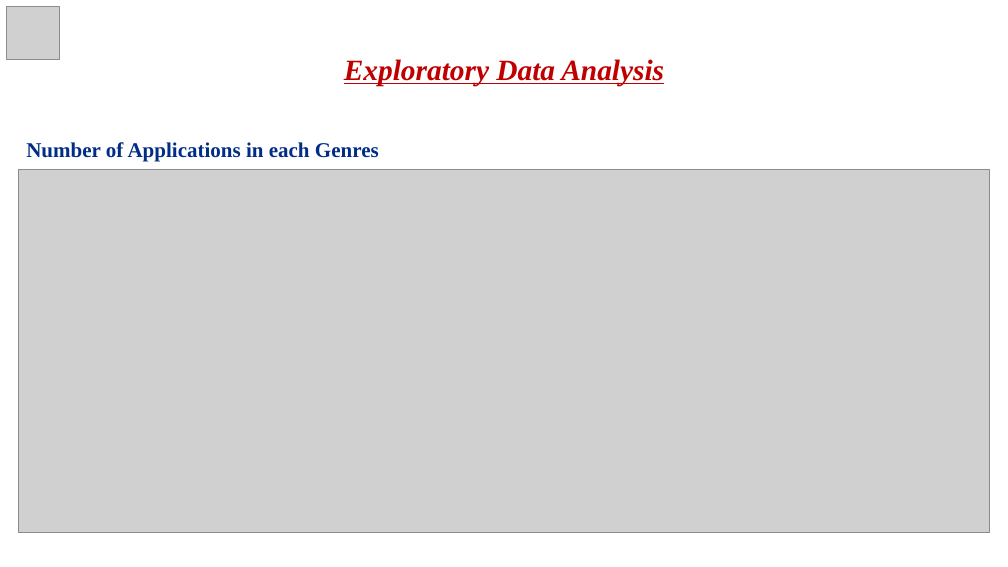
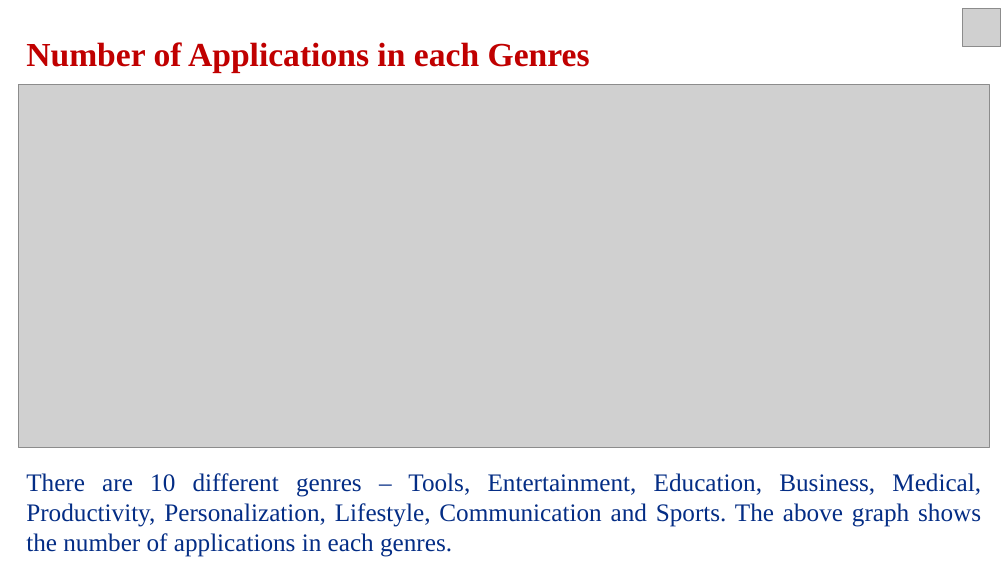
Before and after one commit to vivek16pawar/EDA-CAPSTONE, a slide deck: slide 13 of EDA_Presentation.pptx (slide 19 before the commit). Drawn at 1008x567 pixels with LibreOffice and Linux fonts; fonts in the diff are those of the drawing; grey boxes stand for pictures. Boxes give left, top, right and bottom in pixels: in the first picture for what was removed or moved away, otherwise in the second. Text is boxed around its words. In the diff, an @@ line names an element or a change of style, - is before the commit and + after.

```diff
--- a/EDA_Presentation.pptx
+++ b/EDA_Presentation.pptx
@@ picture removed at (7, 6, 60, 59) @@
@@ text "Number of Applications in each ...": place and size @@
-text "Number of Applications in each ..." at (26, 59, 664, 162)
+text "Number of Applications in each ..." at (26, 42, 981, 557)
@@ picture added at (963, 8, 1001, 47) @@
@@ text at (26, 42, 590, 72): size 20 to 32 pt, text colour gradient #012D86 to #0E2557 to #C00000 in "Number of Applications in each Genres" @@
@@ text at (344, 59, 664, 86): paragraph removed @@
-Exploratory Data Analysis
@@ picture: place and size @@
-picture at (19, 169, 990, 532)
+picture at (19, 85, 990, 448)
@@ text at (26, 473, 981, 557): paragraph added @@
+There are 10 different genres – Tools, Entertainment, Education, Business, Medical, Productivity, Personalization, Lifestyle, Communication and Sports. The above graph shows the number of applications in each genres.
```
Also in this commit, not shown: 8 other slides changed, 13 slides added, 19 slides removed.
